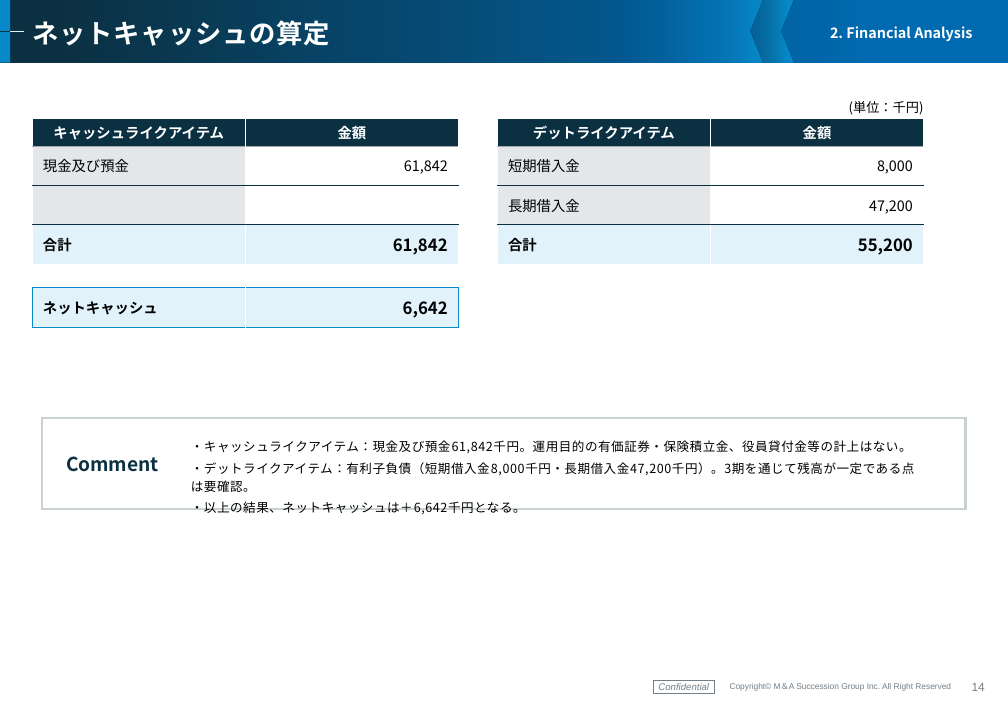
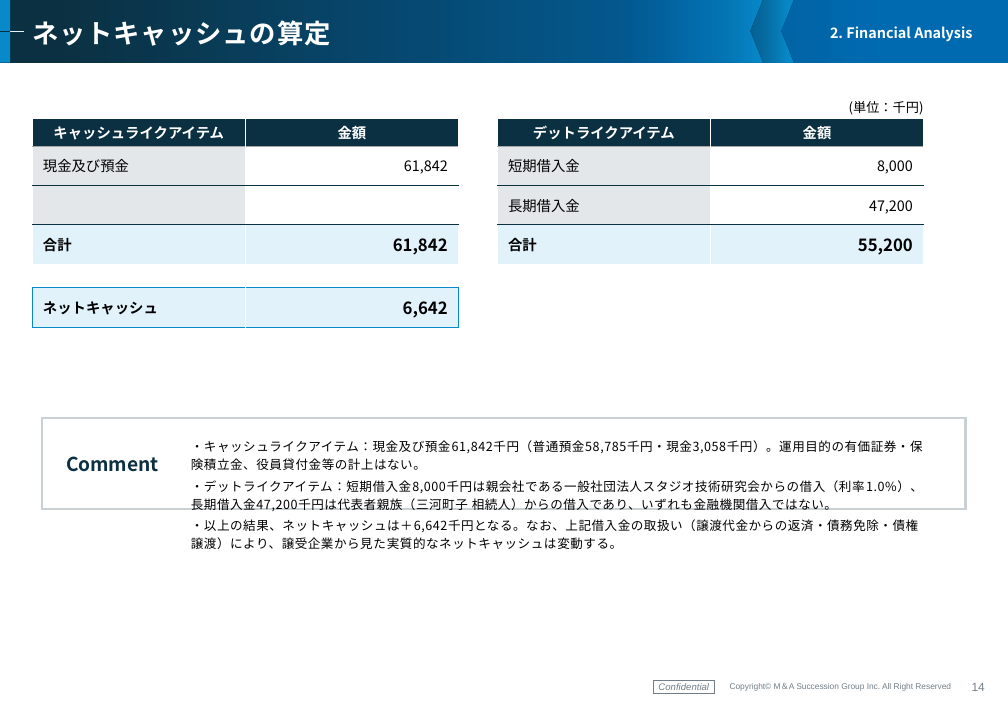
Before and after one commit to keisuketagaito/github-1st, a slide deck: slide 14 of 株式会社ミドリメディカル/株式会社ミドリメディカル_Valuation_Report_260819.pptx. Drawn at 1008x713 pixels with LibreOffice and Linux fonts; fonts in the diff are those of the drawing; background and template pictures are left out. Boxes give left, top, right and bottom in pixels: in the first picture for what was removed or moved away, otherwise in the second. Text is boxed around its words. In the diff, an @@ line names an element or a change of style, - is before the commit and + after.

```diff
--- a/株式会社ミドリメディカル/株式会社ミドリメディカル_Valuation_Report_260819.pptx
+++ b/株式会社ミドリメディカル/株式会社ミドリメディカル_Valuation_Report_260819.pptx
@@ text at [191,440,923,549]: text changed @@
-・キャッシュライクアイテム：現金及び預金61,842千円。運用目的の有価証券・保険積立金、役員貸付金等の計上はない。
-・デットライクアイテム：有利子負債（短期借入金8,000千円・長期借入金47,200千円）。3期を通じて残高が一定である点は要確認。
-・以上の結果、ネットキャッシュは＋6,642千円となる。
+・キャッシュライクアイテム：現金及び預金61,842千円（普通預金58,785千円・現金3,058千円）。運用目的の有価証券・保険積立金、役員貸付金等の計上はない。
+・デットライクアイテム：短期借入金8,000千円は親会社である一般社団法人スタジオ技術研究会からの借入（利率1.0%）、長期借入金47,200千円は代表者親族（三河町子 相続人）からの借入であり、いずれも金融機関借入ではない。
+・以上の結果、ネットキャッシュは＋6,642千円となる。なお、上記借入金の取扱い（譲渡代金からの返済・債務免除・債権譲渡）により、譲受企業から見た実質的なネットキャッシュは変動する。
```
Also in this commit, not shown: 8 other slides changed, 2 other files.
